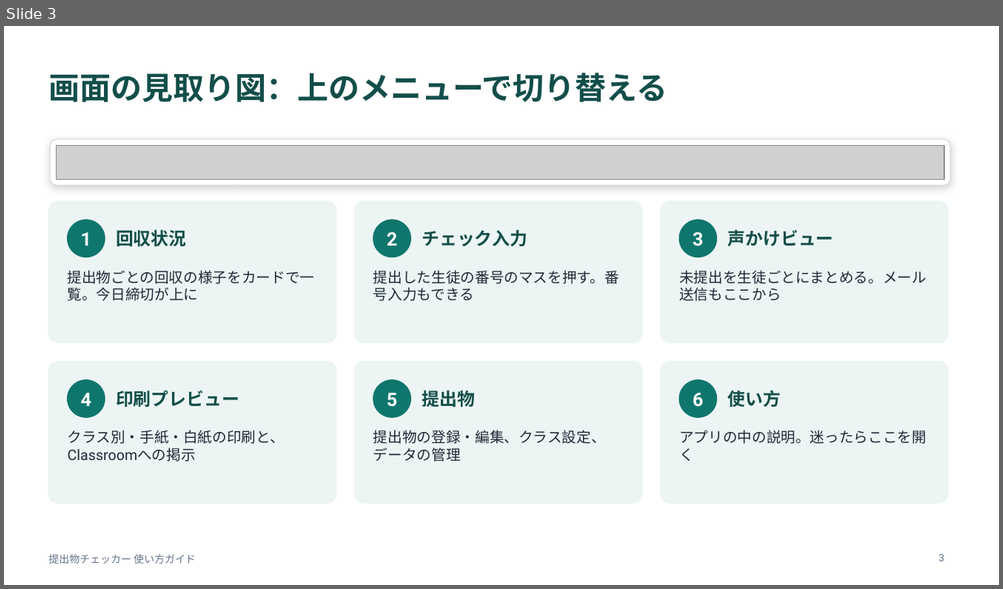
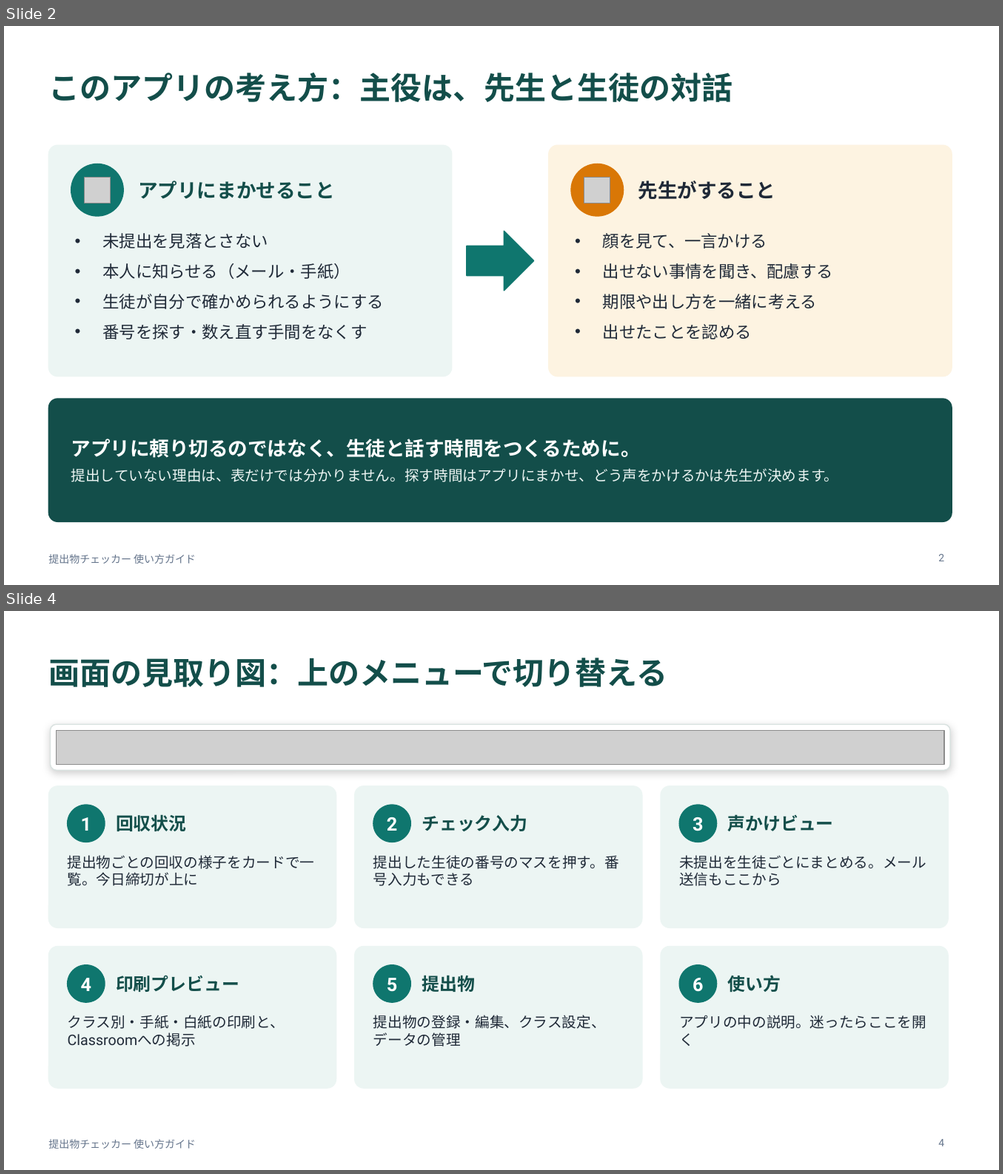
Before and after one commit to daharakazu-glitch/homework-checker, a slide deck: docs/提出物チェッカー_使い方ガイド.pptx. Shown one above the other, each under a label of ours: slide 3 before the commit, slides 2 and 4 after it; the slides between them are not shown. The pictures are 1003x589 and 1003x1174 pixels, drawn with LibreOffice and Linux fonts; fonts in the diff are those of the drawing; grey boxes stand for pictures. Boxes give left, top, right and bottom in pixels: in the first picture for what was removed or moved away, otherwise in the second. Text is boxed around its words. In the diff, an @@ line names an element or a change of style, - is before the commit and + after.

```diff
--- a/docs/提出物チェッカー_使い方ガイド.pptx
+++ b/docs/提出物チェッカー_使い方ガイド.pptx
@@ slide 2 added at (4, 26, 999, 585), background #FFFFFF; not listed: 1 template element that a slide beside it also shows @@
@@ title added at (48, 73, 732, 102), 30 pt, text #134E4A, bold @@
+このアプリの考え方：主役は、先生と生徒の対話
@@ rounded rectangle added at (48, 145, 452, 377), fill #ECF5F3, outline #ECF5F3 1 pt @@
@@ rounded rectangle added at (549, 145, 951, 377), fill #FDF3E1, outline #FDF3E1 1 pt @@
@@ ellipse added at (71, 164, 123, 216), fill #0F766E, outline #0F766E 1 pt @@
@@ picture added at (84, 177, 110, 203) @@
@@ text added at (138, 181, 334, 199), 19 pt, text #134E4A, bold @@
+アプリにまかせること
@@ ellipse added at (571, 164, 623, 216), fill #D97706, outline #D97706 1 pt @@
@@ picture added at (584, 177, 611, 203) @@
@@ text added at (638, 181, 776, 200), 19 pt, text #1F2937, bold @@
+先生がすること
@@ text added at (103, 233, 384, 340), 16 pt, text #1F2937 @@
+• 未提出を見落とさない
+• 本人に知らせる（メール・手紙）
+• 生徒が自分で確かめられるようにする
+• 番号を探す・数え直す手間をなくす
@@ right arrow added at (466, 231, 534, 291), fill #0F766E, outline #0F766E 1 pt @@
@@ text added at (603, 233, 833, 340), 16 pt, text #1F2937 @@
+• 顔を見て、一言かける
+• 出せない事情を聞き、配慮する
+• 期限や出し方を一緒に考える
+• 出せたことを認める
@@ rounded rectangle added at (48, 399, 951, 522), fill #134E4A, outline #134E4A 1 pt @@
@@ text added at (71, 439, 839, 483), 14 pt, text #ECF5F3 @@
+アプリに頼り切るのではなく、生徒と話す時間をつくるために。
+提出していない理由は、表だけでは分かりません。探す時間はアプリにまかせ、どう声をかけるかは先生が決めます。
@@ page number added at (938, 554, 944, 562), 10 pt, text #64748B @@
+2
@@ what was slide 3 is now slide 4 @@
@@ page number at (938, 1139, 944, 1147): text changed @@
-3
+4
```
Also in this commit, not shown: 8 slides changed, 2 other slides added, 2 slides removed, 3 other files.
